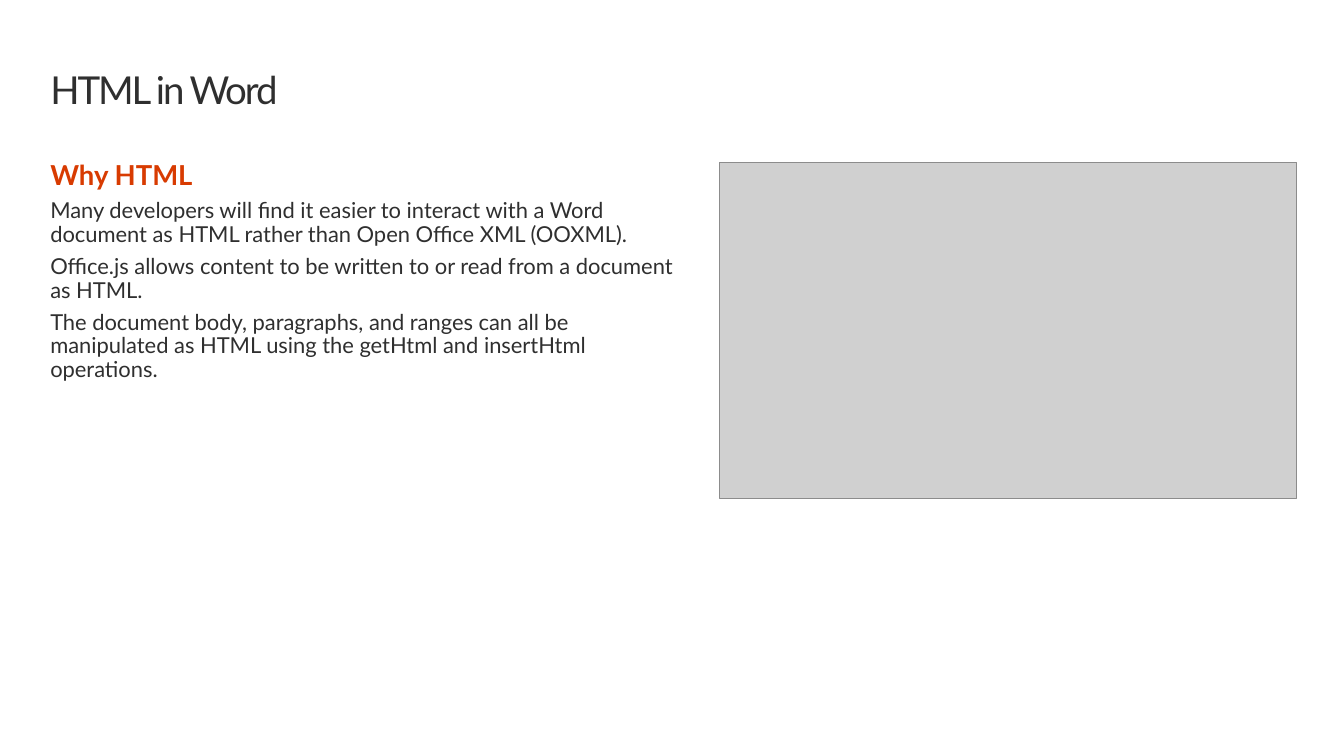
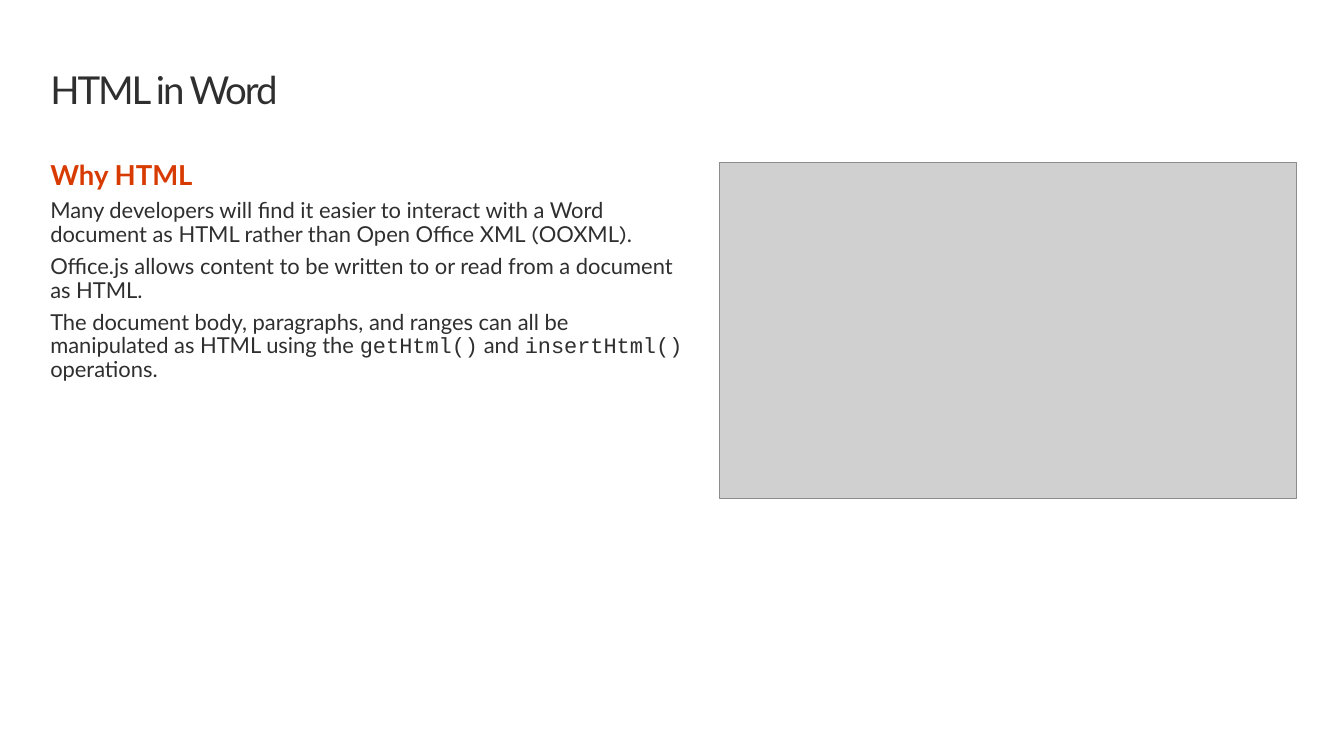
Before and after one commit to OfficeDev/TrainingContent, a slide deck: slide 3 of OfficeAddin/01 Building Add-ins for Microsoft Word/02 Images HTML and Tables in Word Add-ins.pptx. Drawn at 1344x756 pixels with LibreOffice and Linux fonts; fonts in the diff are those of the drawing; grey boxes stand for pictures; background and template pictures are left out. Boxes give left, top, right and bottom in pixels: in the first picture for what was removed or moved away, otherwise in the second. Text is boxed around its words. In the diff, an @@ line names an element or a change of style, - is before the commit and + after.

```diff
--- a/OfficeAddin/01 Building Add-ins for Microsoft Word/02 Images HTML and Tables in Word Add-ins.pptx
+++ b/OfficeAddin/01 Building Add-ins for Microsoft Word/02 Images HTML and Tables in Word Add-ins.pptx
@@ text at bbox=[50, 202, 632, 246]: font Lato to Karla in "(OOXML)." @@
@@ text at bbox=[50, 314, 683, 381]: text changed @@
-The document body, paragraphs, and ranges can all be manipulated as HTML using the getHtml and insertHtml operations.
+The document body, paragraphs, and ranges can all be manipulated as HTML using the getHtml() and insertHtml() operations.
```
Also in this commit, not shown: 2 other slides changed, 41 other files.
